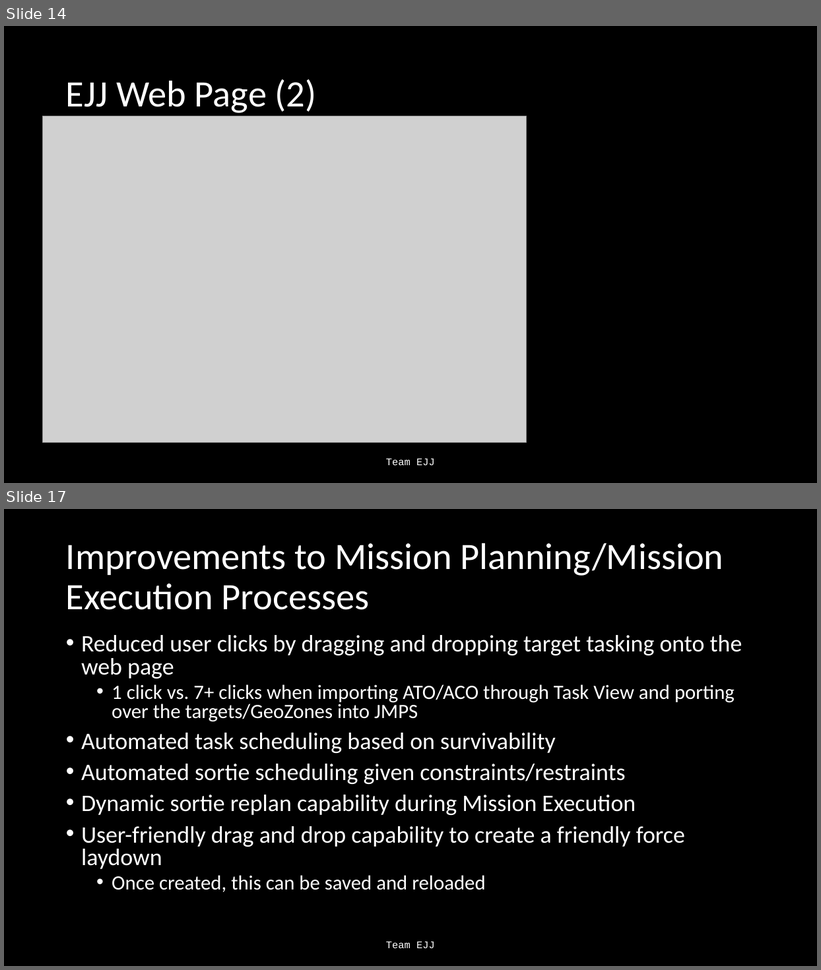
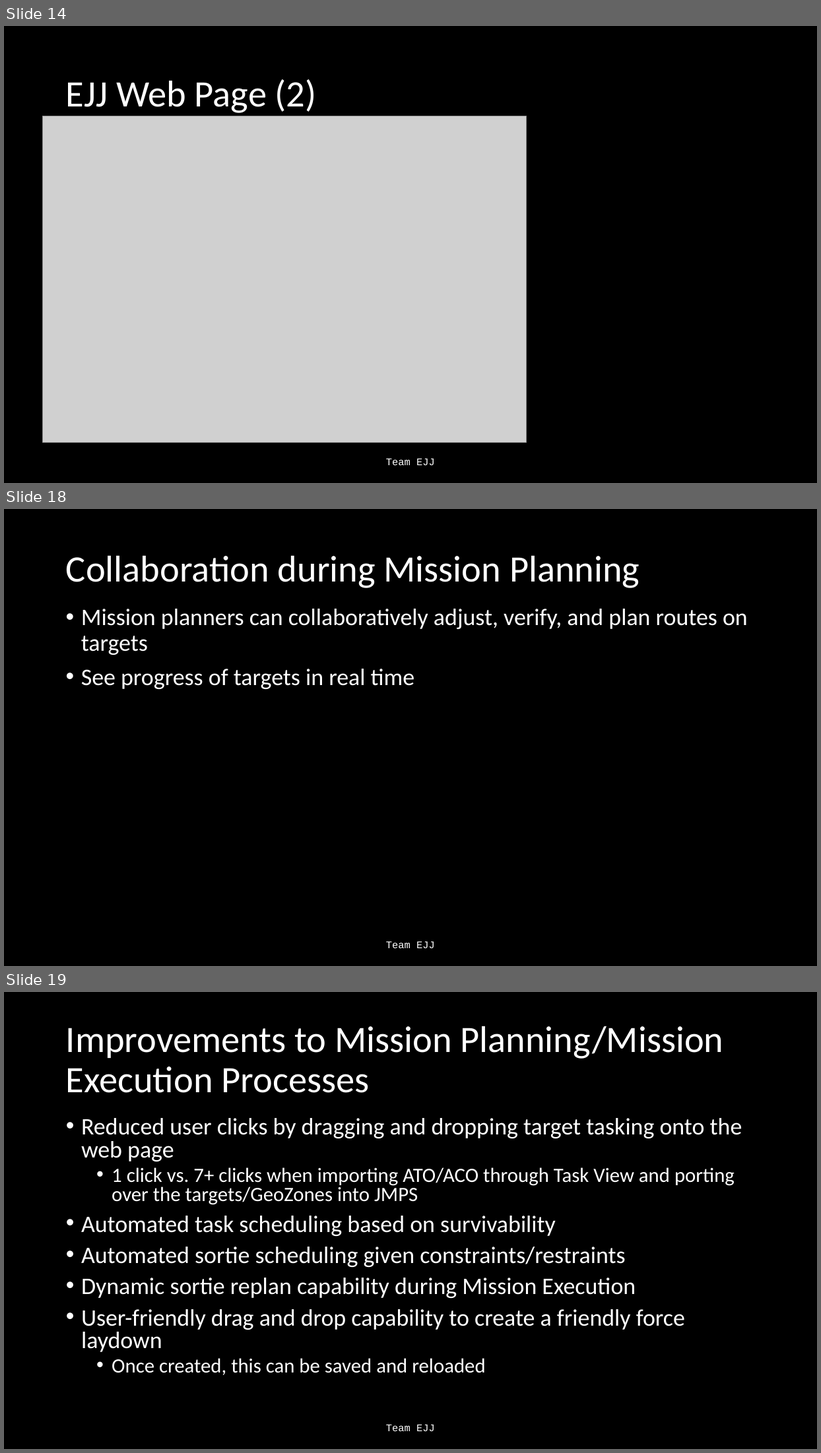
Before and after one commit to Jonathan805/RestrictedPlanning, a slide deck: TeamEJJ.pptx. Shown one above the other, each under a label of ours: slides 14 and 17 before the commit, slides 14, 18 and 19 after it; the slides between them are not shown. The pictures are 821x970 and 821x1453 pixels, drawn with LibreOffice and Linux fonts; fonts in the diff are those of the drawing; grey boxes stand for pictures. Boxes give left, top, right and bottom in pixels: in the first picture for what was removed or moved away, otherwise in the second. Text is boxed around its words. In the diff, an @@ line names an element or a change of style, - is before the commit and + after.

```diff
--- a/TeamEJJ.pptx
+++ b/TeamEJJ.pptx
@@ slide 18 added at [4,509,817,966], background #000000 @@
@@ title added at [66,555,640,588], 44 pt, text #FFFFFF @@
+Collaboration during Mission Planning
@@ text added at [81,609,748,689], 28 pt, text #FFFFFF @@
+• Mission planners can collaboratively adjust, verify, and plan routes on targets
+• See progress of targets in real time
@@ text added at [386,942,435,949], 12 pt, text #FFFFFF @@
+Team EJJ
@@ what was slide 17 is now slide 19 @@
```
Also in this commit, not shown: 2 slides changed, 3 other slides added, 1 other file.
